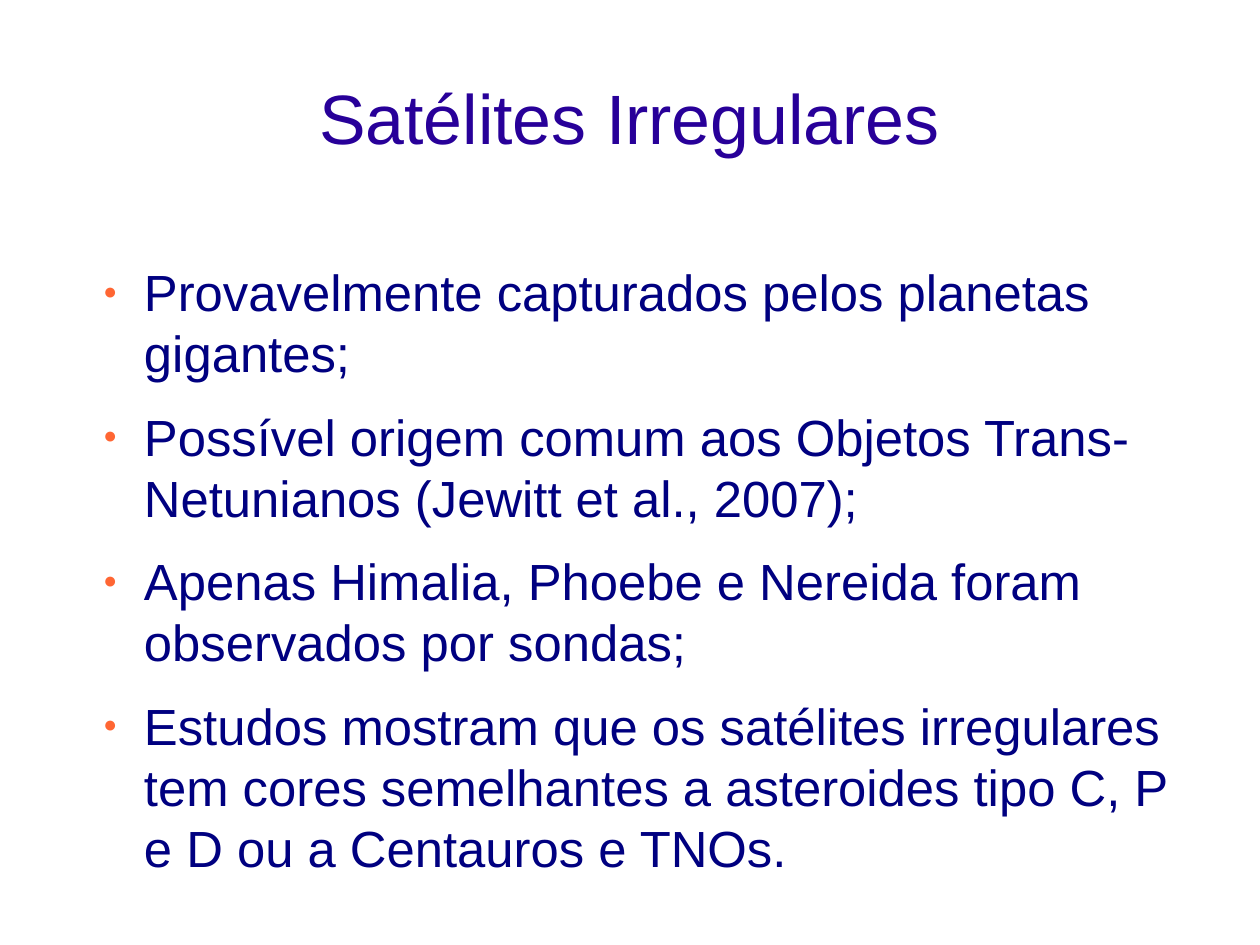
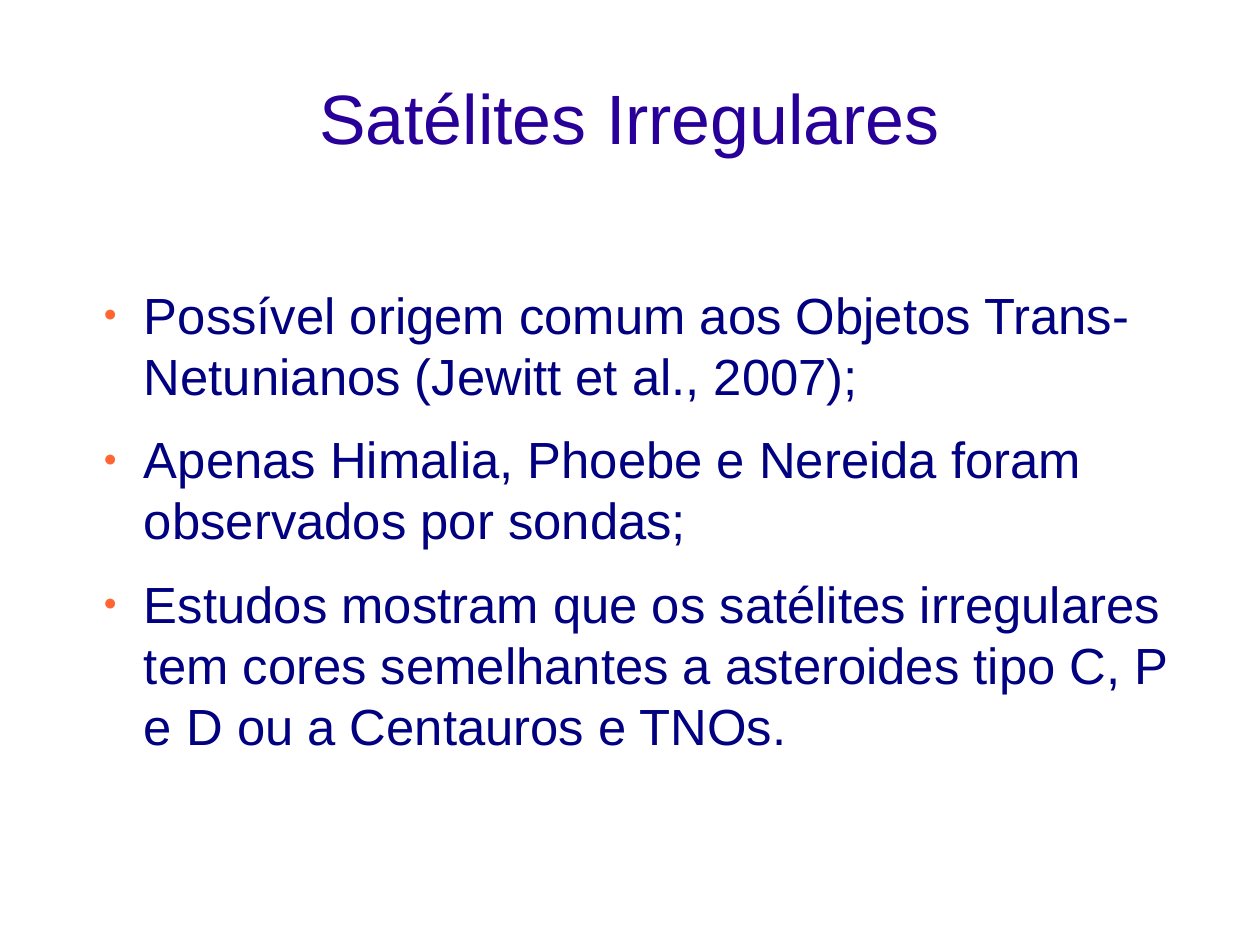
Before and after one commit to altairgomes/Latex, a slide deck: slide 13 of Poster-Apresentação/Irregulares_occ.odp (slide 3 before the commit). Drawn at 1260x945 pixels with LibreOffice and Linux fonts; fonts in the diff are those of the drawing; background and template pictures are left out. Boxes give left, top, right and bottom in pixels: in the first picture for what was removed or moved away, otherwise in the second. Text is boxed around its words. In the diff, an @@ line names an element or a change of style, - is before the commit and + after.

```diff
--- a/Poster-Apresentação/Irregulares_occ.odp
+++ b/Poster-Apresentação/Irregulares_occ.odp
@@ text "Possível origem comum aos Objetos ...": place and size @@
-text "Possível origem comum aos Objetos ..." at (144,274,1168,868)
+text "Possível origem comum aos Objetos ..." at (144,296,1168,746)
@@ text at (144,274,1090,383): paragraph removed @@
-● Provavelmente capturados pelos planetas gigantes;
```
Also in this commit, not shown: 11 slides added, 1 slide removed, 11 other files.
